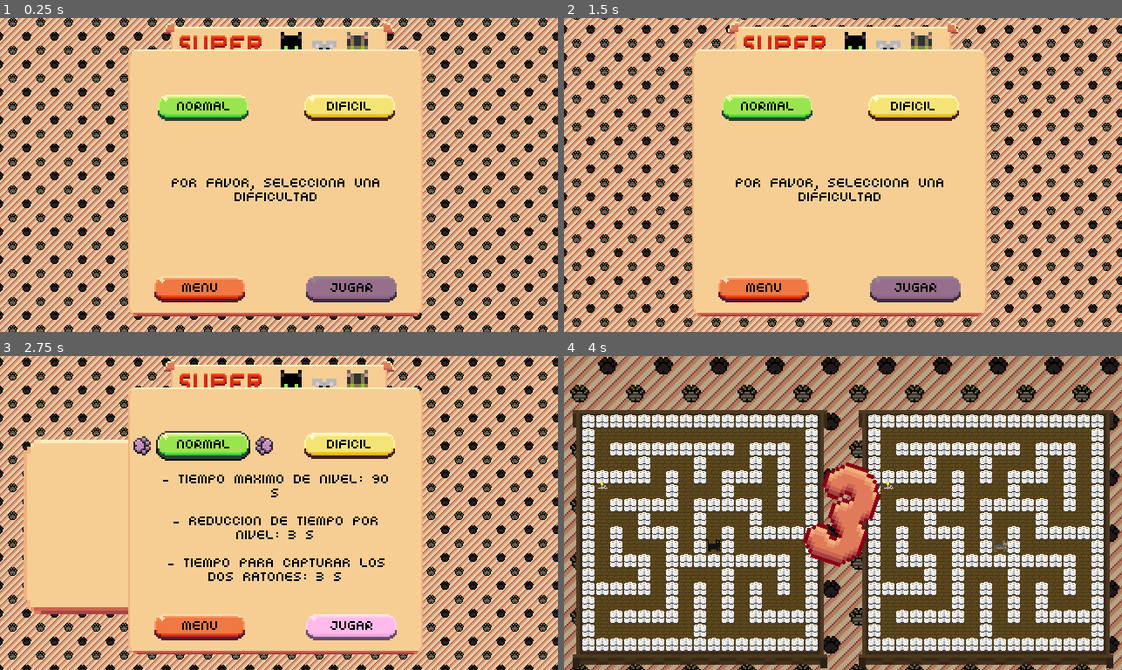
Above: before the commit, frames 1-4 (two rows, left to right).
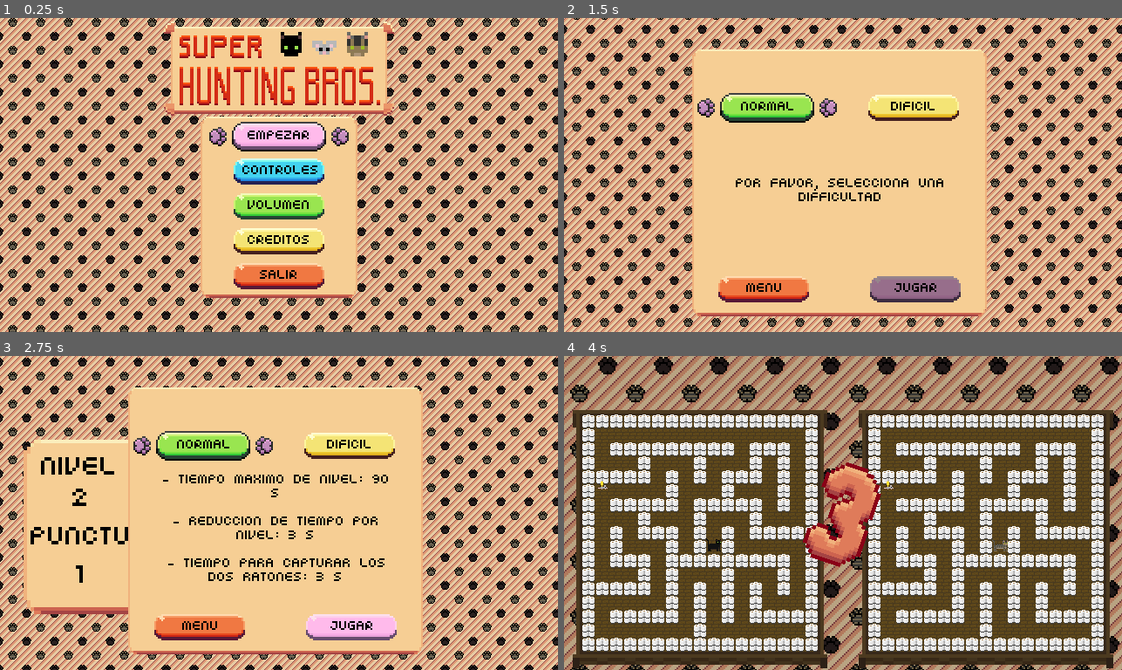
Above: after the commit, the same moments.

Repository: AbocadosProductions/SuperHuntingBrothers
Game: Godot game, scene res://Scenes/main_menu.tscn
The game is run twice, just before and just after one commit, with the same random seed, the same clock (stepped at 60 frames per second) and the same inputs. The project has no main scene, so this scene is started directly.
Inputs (mouse positions are in pixels of both pictures, inside the frame that each line leads up to):
- Up to frame 1 (0.25 s): no input
- Up to frame 2 (1.5 s): click (843, 137) at 0.5 s; click (843, 137) at 1.27 s
- Up to frame 3 (2.75 s): click (200, 443) at 2 s
- Up to frame 4 (4 s): click (764, 443) at 2.75 s; click (915, 626) at 3.5 s

The runs differ from the first frame. In frame 1, 26% of the frame differs, in the area x 22-76%, y 10-95%; in frame 2, 2.7%; in frame 3, 2.9%; in frame 4, nothing differs.

Commit message:
label functuonality

Diff:
--- a/SuperHuntingBrothersGodot/0_Scripts/Managers/DataManager.gd
+++ b/SuperHuntingBrothersGodot/0_Scripts/Managers/DataManager.gd
@@ -42,6 +42,12 @@
 func return_record_points() -> int:
 	return _save_data.record_punctuation[_save_data.difficulty]
 
+func return_record_points_normal() -> int:
+	return _save_data.record_punctuation[Constants.NORMAL_MODE]
+
+func return_record_points_hard() -> int:
+	return _save_data.record_punctuation[Constants.HARD_MODE]
+
 # RECORD LEVEL INDEX SECTIONS : SET, RETURN,
 
 func set_new_record_level_index() -> void:
@@ -50,6 +56,12 @@
 
 func return_record_level_index() -> int:
 	return _save_data.record_level[_save_data.difficulty]
+
+func return_record_level_index_normal() -> int:
+	return _save_data.record_level[Constants.NORMAL_MODE]
+
+func return_record_level_index_hard() -> int:
+	return _save_data.record_level[Constants.HARD_MODE]
 
 # ACTUAL TIMES SECTIONS : ADD, RETURN, RESET
 
--- /dev/null
+++ b/SuperHuntingBrothersGodot/0_Scripts/Menu/hard_panel_data.gd
@@ -0,0 +1,11 @@
+extends Panel
+
+@onready var max_lv_data : Label = $max_lv_data
+@onready var max_punctuation_data : Label = $max_punctuation_data
+
+@export var data_manager : Node2D
+
+# Called when the node enters the scene tree for the first time.
+func _ready():
+	max_lv_data.text = str(data_manager.return_record_points_hard())
+	max_punctuation_data.text = str(data_manager.return_record_level_index_hard())
--- /dev/null
+++ b/SuperHuntingBrothersGodot/0_Scripts/Menu/normal_panel_data.gd
@@ -0,0 +1,12 @@
+extends Panel
+
+@onready var max_lv_data : Label = $max_lv_data
+@onready var max_punctuation_data : Label = $max_punctuation_data
+
+@export var data_manager : Node2D
+
+# Called when the node enters the scene tree for the first time.
+func _ready():
+
+	max_lv_data.text = str(data_manager.return_record_points_normal())
+	max_punctuation_data.text = str(data_manager.return_record_level_index_normal())
--- a/SuperHuntingBrothersGodot/Scenes/main_menu.tscn
+++ b/SuperHuntingBrothersGodot/Scenes/main_menu.tscn
@@ -8,6 +8,8 @@
 [ext_resource type="Texture2D" uid="uid://csv51eujo6hpp" path="res://Sprites/UI/Sound_Slider_Box.png" id="5_oen3u"]
 [ext_resource type="Texture2D" uid="uid://bc5tnfgdmcoe2" path="res://Sprites/UI/Panel_Creditos.png" id="8_5k6j3"]
 [ext_resource type="Script" path="res://0_Scripts/Menu/difficulty_menu.gd" id="9_8phu2"]
+[ext_resource type="Script" path="res://0_Scripts/Menu/normal_panel_data.gd" id="9_m6puc"]
+[ext_resource type="Script" path="res://0_Scripts/Menu/hard_panel_data.gd" id="10_1e0em"]
 [ext_resource type="PackedScene" uid="uid://71bjg4c24nlo" path="res://Managers/data_manager.tscn" id="10_84r8m"]
 
 [sub_resource type="TileSetAtlasSource" id="TileSetAtlasSource_8phcu"]
@@ -192,6 +194,7 @@
 toggle_mode = true
 
 [node name="difficulty_menu" type="Node2D" parent="."]
+visible = false
 position = Vector2(-4, -101)
 script = ExtResource("9_8phu2")
 
@@ -204,8 +207,9 @@
 size_flags_vertical = 4
 theme = ExtResource("3_hdgmk")
 
-[node name="normal_panel" type="Panel" parent="difficulty_menu/Panel"]
+[node name="normal_panel" type="Panel" parent="difficulty_menu/Panel" node_paths=PackedStringArray("data_manager")]
 z_index = -1
+layout_mode = 0
 offset_top = 30.0
 offset_right = 50.0
 offset_bottom = 80.0
@@ -213,9 +217,54 @@
 size_flags_horizontal = 4
 size_flags_vertical = 4
 theme = ExtResource("3_hdgmk")
-
-[node name="hard_panel" type="Panel" parent="difficulty_menu/Panel"]
+script = ExtResource("9_m6puc")
+data_manager = NodePath("../../../DataManager")
+
+[node name="max_lv" type="Label" parent="difficulty_menu/Panel/normal_panel"]
+offset_top = 1.25
+offset_right = 33.0
+offset_bottom = 16.25
+text = "NIVEL MAXIMO"
+horizontal_alignment = 1
+vertical_alignment = 1
+autowrap_mode = 3
+text_overrun_behavior = 2
+
+[node name="max_lv_data" type="Label" parent="difficulty_menu/Panel/normal_panel"]
+offset_top = 9.75
+offset_right = 33.0
+offset_bottom = 24.75
+text = "NIVEL MAXIMO"
+horizontal_alignment = 1
+vertical_alignment = 1
+autowrap_mode = 3
+text_overrun_behavior = 2
+
+[node name="max_punctuation" type="Label" parent="difficulty_menu/Panel/normal_panel"]
+offset_left = -0.25
+offset_top = 21.0
+offset_right = 32.75
+offset_bottom = 36.0
+text = "PUNCTUACION MAXIMA"
+horizontal_alignment = 1
+vertical_alignment = 1
+autowrap_mode = 3
+text_overrun_behavior = 2
+
+[node name="max_punctuation_data" type="Label" parent="difficulty_menu/Panel/normal_panel"]
+offset_left = -0.25
+offset_top = 31.5
+offset_right = 32.75
+offset_bottom = 46.5
+text = "PUNCTUACION MAXIMA"
+horizontal_alignment = 1
+vertical_alignment = 1
+autowrap_mode = 3
+text_overrun_behavior = 2
+
+[node name="hard_panel" type="Panel" parent="difficulty_menu/Panel" node_paths=PackedStringArray("data_manager")]
 z_index = -1
+layout_mode = 0
 offset_left = 69.0
 offset_top = 30.0
 offset_right = 119.0
@@ -224,6 +273,52 @@
 size_flags_horizontal = 4
 size_flags_vertical = 4
 theme = ExtResource("3_hdgmk")
+script = ExtResource("10_1e0em")
+data_manager = NodePath("../../../DataManager")
+
+[node name="max_lv" type="Label" parent="difficulty_menu/Panel/hard_panel"]
+offset_left = 17.5
+offset_top = 0.5
+offset_right = 50.5
+offset_bottom = 15.5
+text = "NIVEL MAXIMO"
+horizontal_alignment = 1
+vertical_alignment = 1
+autowrap_mode = 3
+text_overrun_behavior = 2
+
+[node name="max_lv_data" type="Label" parent="difficulty_menu/Panel/hard_panel"]
+offset_left = 17.5
+offset_top = 8.75
+offset_right = 50.5
+offset_bottom = 23.75
+text = "NIVEL MAXIMO"
+horizontal_alignment = 1
+vertical_alignment = 1
+autowrap_mode = 3
+text_overrun_behavior = 2
+
+[node name="max_punctuation" type="Label" parent="difficulty_menu/Panel/hard_panel"]
+offset_left = 18.0
+offset_top = 20.25
+offset_right = 51.0
+offset_bottom = 35.25
+text = "PUNCTUACION MAXIMA"
+horizontal_alignment = 1
+vertical_alignment = 1
+autowrap_mode = 3
+text_overrun_behavior = 2
+
+[node name="max_punctuation_data" type="Label" parent="difficulty_menu/Panel/hard_panel"]
+offset_left = 17.75
+offset_top = 30.5
+offset_right = 50.75
+offset_bottom = 45.5
+text = "PUNCTUACION MAXIMA"
+horizontal_alignment = 1
+vertical_alignment = 1
+autowrap_mode = 3
+text_overrun_behavior = 2
 
 [node name="HBoxContainer" type="HBoxContainer" parent="difficulty_menu/Panel"]
 layout_mode = 2
--- a/SuperHuntingBrothersGodot/save_data.tres
+++ b/SuperHuntingBrothersGodot/save_data.tres
@@ -1,21 +1,21 @@
 [gd_resource type="Resource" script_class="SaveSystem" load_steps=2 format=3]
 
-[ext_resource type="Script" path="res://0_Scripts/Resources/SaveSystem.gd" id="1_ctaic"]
+[ext_resource type="Script" path="res://0_Scripts/Resources/SaveSystem.gd" id="1_hgihd"]
 
 [resource]
-script = ExtResource("1_ctaic")
+script = ExtResource("1_hgihd")
 record_times_per_level = {
-"Easy": [50],
-"Normal": [27, 45, 5, 32, 16]
+"Hard": [null],
+"Normal": [null]
 }
 times_per_level = []
 actual_punctuation = 0
 record_punctuation = {
-"Easy": 0,
-"Normal": 0
+"Hard": 1,
+"Normal": 2
 }
 record_level = {
-"Easy": 0,
-"Normal": 4
+"Hard": 1,
+"Normal": 1
 }
-difficulty = ""
+difficulty = "Hard"
Not shown: 1 places in SuperHuntingBrothersGodot/Scenes/main_menu.tscn that only renumber resources
